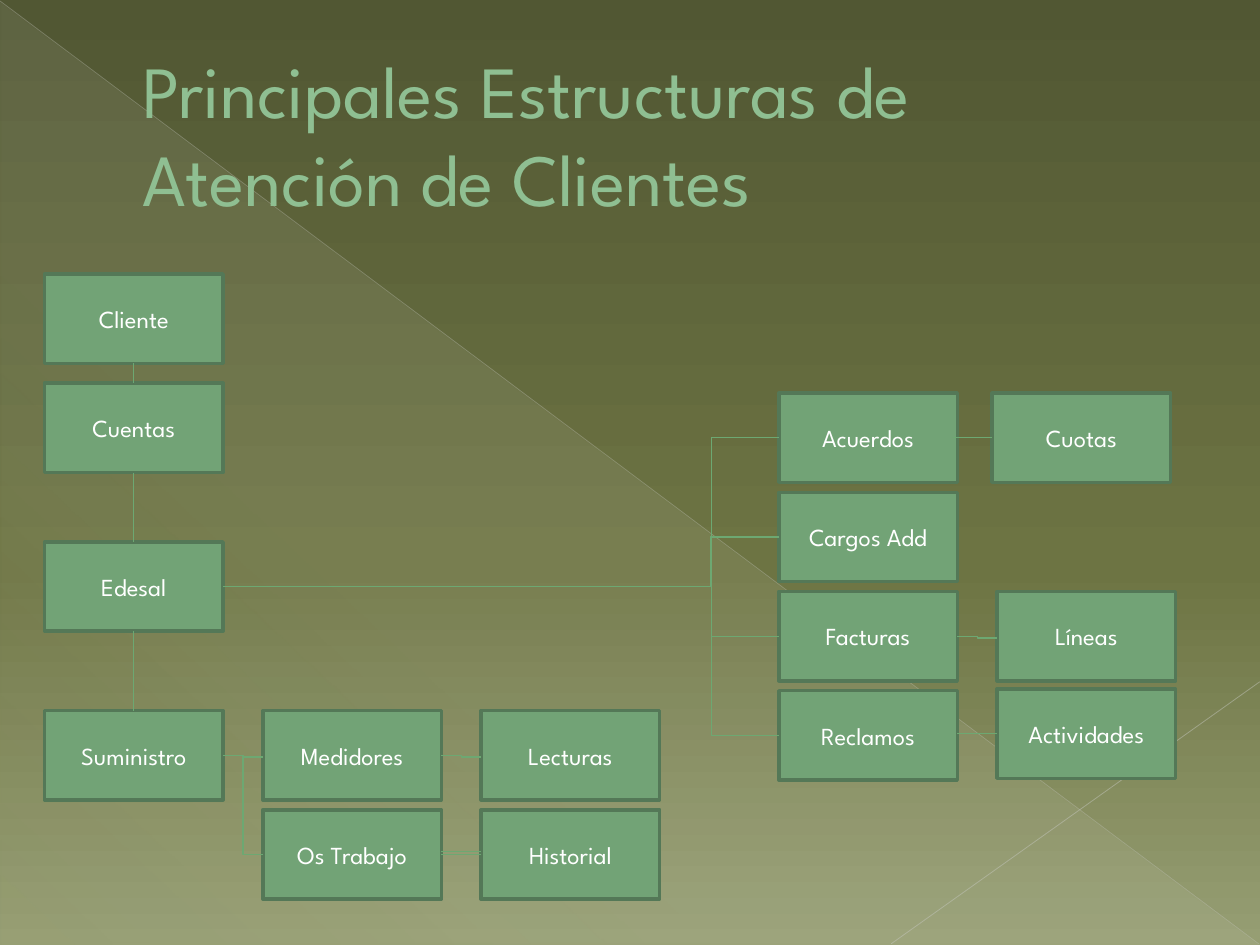
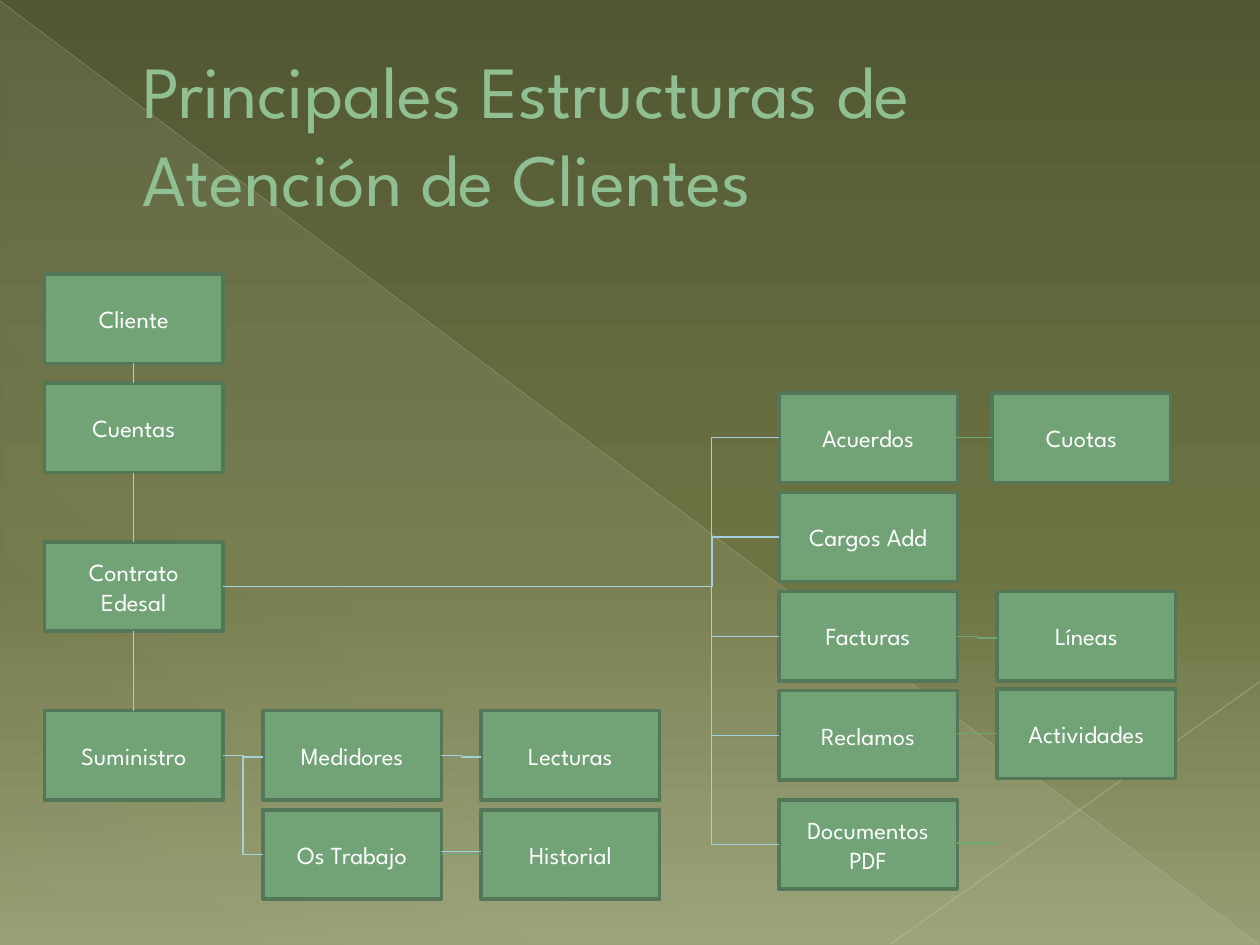
Before and after one commit to gfalav/nexx.rails, a slide deck: slide 2 of Proyecto Zeus - Rails.pptx. Drawn at 1260x945 pixels with LibreOffice and Linux fonts; fonts in the diff are those of the drawing. Boxes give left, top, right and bottom in pixels: in the first picture for what was removed or moved away, otherwise in the second. Text is boxed around its words. In the diff, an @@ line names an element or a change of style, - is before the commit and + after.

```diff
--- a/Proyecto Zeus - Rails.pptx
+++ b/Proyecto Zeus - Rails.pptx
@@ line (134, 363) - (134, 383): stroke #6DA872 0.75 pt to #A3D0DC 0.75 pt @@
@@ elbow line (779, 437) - (223, 587): stroke #6DA872 0.75 pt to #A3D0DC 0.75 pt @@
@@ line (134, 472) - (134, 542): stroke #6DA872 0.75 pt to #A3D0DC 0.75 pt @@
@@ elbow line (779, 537) - (223, 587): stroke #6DA872 0.75 pt to #A3D0DC 0.75 pt; route changed @@
@@ text in rectangle at [89, 564, 179, 611]: text changed @@
-Edesal
+Contrato Edesal
@@ elbow line (223, 587) - (779, 736): stroke #6DA872 0.75 pt to #A3D0DC 0.75 pt @@
@@ elbow line (779, 636) - (223, 587): stroke #6DA872 0.75 pt to #A3D0DC 0.75 pt @@
@@ elbow line added from (223, 587) to (779, 844), #A3D0DC 0.75 pt @@
@@ line (134, 631) - (134, 711): stroke #6DA872 0.75 pt to #A3D0DC 0.75 pt @@
@@ elbow line (223, 755) - (263, 757): stroke #6DA872 0.75 pt to #A3D0DC 0.75 pt @@
@@ elbow line (223, 755) - (263, 854): stroke #6DA872 0.75 pt to #A3D0DC 0.75 pt @@
@@ elbow line (441, 755) - (481, 757): stroke #6DA872 0.75 pt to #A3D0DC 0.75 pt @@
@@ rectangle added at [779, 800, 958, 890], fill #72A376, outline #547957 2 pt, 14 pt, text #FFFFFF @@
+Documentos
+PDF
@@ line (441, 852) - (481, 852): stroke #6DA872 0.75 pt to #A3D0DC 0.75 pt @@
@@ line added from (958, 843) to (997, 843), #6DA872 0.75 pt @@
```
Also in this commit, not shown: 2 other files.
